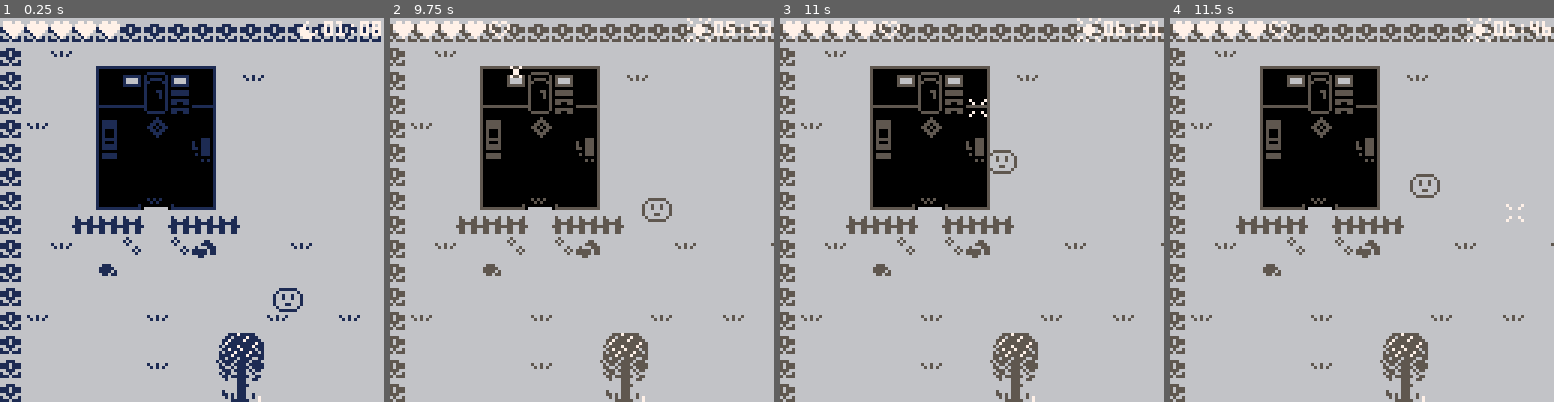
Above: before the commit, frames 1-4 (left to right).
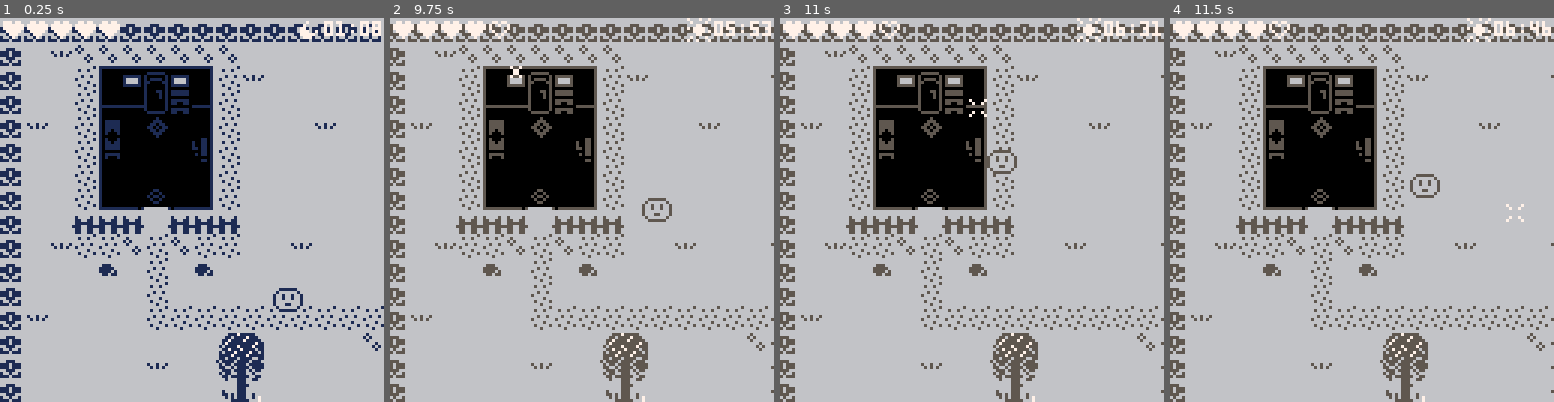
Above: after the commit, the same moments.

Repository: Lyatus/ld43
Game: PICO-8 cartridge ld43.p8
Same seed, same stepped clock (60 frames per second), same inputs: the game is played once before the commit and once after it.
Inputs (mouse positions are in pixels of both pictures, inside the frame that each line leads up to):
- Up to frame 1 (0.25 s): no input
- Up to frame 2 (9.75 s): click (670, 121) at 0.67 s; tap O (Z key) at 0.7, 1.7, 2.1, 2.5, 2.9, 3.3, 3.7, 4.1, 4.5, 4.9, 5.3, 5.7, 6.1, 6.5, 6.9, 7.3, 7.7, 8.1, 8.5, 8.9, 9.3, 9.7 s; click (436, 267) at 1.22 s; hold Right 1.6-2.1 s; click (497, 114) at 1.77 s; hold Up 2.15-2.42 s; click (562, 259) at 2.32 s; hold Right 2.47-3.03 s; click (624, 106) at 2.87 s; hold Left 3.08-3.58 s; click (685, 256) at 3.42 s; hold Down 3.63-3.97 s; click (451, 102) at 3.97 s; hold Right 4.02-4.68 s; click (512, 248) at 4.52 s; hold Up 4.73-5.03 s; click (574, 94) at 5.07 s; hold Left 5.08-5.68 s; click (639, 244) at 5.62 s; hold Down 5.73-6.03 s; hold Right 6.08-6.58 s; click (701, 90) at 6.17 s; hold Right 6.63-7.13 s; click (466, 236) at 6.72 s; hold Up 7.18-7.45 s; click (528, 83) at 7.27 s; hold Right 7.5-8.07 s; click (589, 229) at 7.82 s; hold Left 8.12-8.62 s; click (654, 79) at 8.37 s; hold Down 8.67-9 s; click (716, 225) at 8.92 s; hold Right 9.05-9.72 s; click (478, 71) at 9.47 s
- Up to frame 3 (11 s): hold Up 9.77-10.07 s; click (933, 217) at 10.02 s; tap O (Z key) at 10.1, 10.5, 10.9 s; hold Left 10.12-10.72 s; click (995, 64) at 10.57 s; hold Down from 10.77 s (still down)
- Up to frame 4 (11.5 s): release Down at 11.07 s; click (1450, 213) at 11.12 s; hold Right from 11.12 s (still down); tap O (Z key) at 11.3 s

The runs differ from the first frame. In frame 1, 4.0% of the frame differs, in the area x 19-100%, y 7-87%; in frame 2, 4.1%, in the area x 17-100%, y 7-98%; in frame 3, 4.0%; in frame 4, 4.1%.

Commit message:
update houses

Diff:
--- a/ld43.p8
+++ b/ld43.p8
@@ -452,34 +452,34 @@
 0101010000101010000000000000000001010100000000000000000000000000010101000100000000000000000000000101010101000000000000000000000001010101000000000000000000000000010101010000000000000000000000000000000000000000000000000000000001010101010000000000000000000000
 __map__
 6767676767676767676767676767676767676767676767676767676767676767000000000000000000000000000000000000000000000000000000000000000000000000000000000000000000000000000000000000000000000000000000000000000000000000000000000000000000000000000000000000000000000000
-67536353535353535353535353535353535353535353535353535353536353670000000000000000000000000000000000000000002d0000000000000000000000000000000000000000000000000000000000000000000000000000000000000000000000000000000000000000000000000000000000000000000000000000
-6753535380e2e0e282536353535353535353535353535353535353535353536700008b009f00000000000000000000000000000000000000000000000000000000000000000000000000000000000000000000000000000000000000000000000000000000000000000000000000000000000000000000000000000000000000
-67535353a4b2f0f1b4535353535353535353535373737373737373735353536700008b85868686868686878b8b0000000000000000000000000000000000000000000000000000000000000000000000000000000000000000000000000000000000000000000000000000000000000000000000000000000000000000000000
-67635353c700e50092535353535353535353537380e481e2818191827353536700008b958686868686869700000000000000000000000000000000000000000000000000000000000000000000000000000000000000000000000000000000000000000000000000000000000000000000000000000000000000000000000000
-67535353d7000000f55353535353535353535373a4f4f1f2f3c4b2b47353536700008b958686868686869700000000000000000000000000000000000000000000000000000000000000000000000000000000000000000000000000000000000000000000000000000000000000000000000000000000000000000000000000
-67535353900000009253535353535353535353739000000000c2c3927353536700008ba5a6a6a6a6a6a6a700000000000000000000000000000000000000000000000000000000000000000000000000000000000000000000000000000000000000000000000000000000000000000000000000000000000000000000000000
-67535353a0b093b1a253535353535353535353679000000000d2d3926753536700008ab58c86a8a9868cb78a000000000000000000000000000000000000000000000000000000000000000000000000000000000000000000000000000000000000000000000000000000000000000000000000000000000000000000000000
-6753536666665366666653535353535353537577a0a1b09393b1a1a27753536700009ab59c86b8b9869cb79a000000000000000000000000000000000000000000000000000000000000000000000000000000000000000000000000000000000000000000000000000000000000000000000000000000000000000000000000
-67536353537353737453535363535353635353538383835353838383535353672d008b8b8b8b8b8b8b8b8b8b8b0000000000000000000000000000000000000000000000000000000000000000000000000000000000000000000000000000000000000000000000000000000000000000000000000000000000000000000000
-675353537553535353535353535353535353535373737353737373535353536700008b8b8b8b8b8b8b8b8b8b000000000000000000000000000000000000000000000000000000000000000000000000000000000000000000000000000000000000000000000000000000000000000000000000000000000000000000000000
-6753535353535353535353535353535353635353537373537373535353535367000000000000888800000000000000000000000000000000000000000000000000000000000000000000000000000000000000000000000000000000000000000000000000000000000000000000000000000000000000000000000000000000
-676353535353635353535363535363535353535366666653666666635353536700002d000000000000000000000000000000000000000000000000000000000000000000000000000000000000000000000000000000000000000000000000000000000000000000000000000000000000000000000000000000000000000000
-67535353535353535344455353535353535353535353635353755353535353670000002d0000000000000000000000000000000000000000000000000000000000000000000000000000000000000000000000000000000000000000000000000000000000000000000000000000000000000000000000000000000000000000
-6753535353536353535455535353535353535353535353535353535353535367000000000000000000000000000000000000000000000000000000000000000000000000000000000000000000000000000000000000000000000000000000000000000000000000000000000000000000000000000000000000000000000000
-6753535353535353536465535353535353535353535353535353535353535c5d000000000000000000000000000000000000000000000000000000000000000000000000000000000000000000000000000000000000000000000000000000000000000000000000000000000000000000000000000000000000000000000000
-6753536353535353535353535353535353535353535353535353535353535c5d000000000000000000000000000000000000000000000000000000000000000000000000000000000000000000000000000000000000000000000000000000000000000000000000000000000000000000000000000000000000000000000000
-6753535353535353535353535353535353535353535353635353535353535d5d00000000002d2d0000000000000000000000000000000000000000000000000000000000000000000000000000000000000000000000000000000000000000000000000000000000000000000000000000000000000000000000000000000000
-675353535353535353535353535353535353535353535353535353535c5d5d5d0000000000002d2d00000000000000000000000000000000000000000000000000000000000000000000000000000000000000000000000000000000000000000000000000000000000000000000000000000000000000000000000000000000
-67535353538091918181e281e08253535353535353535353535353535c5d5d5d000000000000002d00000000000000000000000000000000000000000000000000000000000000000000000000000000000000000000000000000000000000000000000000000000000000000000000000000000000000000000000000000000
-6753535353a4b2b2c4f3f2f1f0b4535353535353535363535353745353535d5d00000000000000002d000000000000000000000000000000000000000000000000000000000000000000000000000000000000000000000000000000000000000000000000000000000000000000000000000000000000000000000000000000
-6753535353c5000000000000d9925353635353535353535363535353535d5d5d0000000000002d0000000000000000000000000000000000000000000000000000000000000000000000000000000000000000000000000000000000000000000000000000000000000000000000000000000000000000000000000000000000
-6753535353d500000000c0c10092535353535353535353535353535d5d5d5d5d000000000000000000000000000000000000000000000000000000000000000000000000000000000000000000000000000000000000000000000000000000000000000000000000000000000000000000000000000000000000000000000000
-67535353539000000000d0d100925353535353535353535353535c5d5d5d5d5d000000000000000000000000000000000000000000000000000000000000000000000000000000000000000000000000000000000000000000000000000000000000000000000000000000000000000000000000000000000000000000000000
-6753535353a0b093b1a1a1a1a1a25353535353535363534445535c5d5d5d5d5d000000000000000000000000000000000000000000000000000000000000000000000000000000000000000000000000000000000000000000000000000000000000000000000000000000000000000000000000000000000000000000000000
-67535353537673537376535353535353535348494a4b535455536c5d5d5d5d5d000000000000000000000000000000000000000000000000000000000000000000000000000000000000000000000000000000000000000000000000000000000000000000000000000000000000000000000000000000000000000000000000
-67535353666676537666665353535353535358595a5b536465444553535d5d5d000000000000000000000000000000000000000000000000000000000000000000000000000000000000000000000000000000000000000000000000000000000000000000000000000000000000000000000000000000000000000000000000
-67535353537373537373535353535353535368696a6b6353535455535c5d5d5d000000000000000000000000000000000000000000000000000000000000000000000000000000000000000000000000000000000000000000000000000000000000000000000000000000000000000000000000000000000000000000000000
-67535353535353535353535353535353535378797a7b5363536465535c5d5d5d000000000000000000000000000000000000000000000000000000000000000000000000000000000000000000000000000000000000000000000000000000000000000000000000000000000000000000000000000000000000000000000000
-6753535353535353535353535353535353535353535353535353535c5d5d5d5d000000000000000000000000000000000000000000000000000000000000000000000000000000000000000000000000000000000000000000000000000000000000000000000000000000000000000000000000000000000000000000000000
-676767676767676767676767676767676767676767674d4d4d4d4d5d5d5d5d5d000000000000000000000000000000000000000000000000000000000000000000000000000000000000000000000000000000000000000000000000000000000000000000000000000000000000000000000000000000000000000000000000
+67536373737373737373535353535353535353535353535353535353536353670000000000000000000000000000000000000000002d0000000000000000000000000000000000000000000000000000000000000000000000000000000000000000000000000000000000000000000000000000000000000000000000000000
+6753535680e2e0e2825663535353535363535353535353535353535353535367000000009f00000000000000000000000000000000000000000000000000000000000000000000000000000000000000000000000000000000000000000000000000000000000000000000000000000000000000000000000000000000000000
+67535356a4b2f0f1b45653535353535353535353737373737373737353535367000000859696969696968700008596969696969696870000000000000000000000000000000000000000000000000000000000000000000000000000000000000000000000000000000000000000000000000000000000000000000000000000
+67635356c700e50092565353536353535353537380e481e28181918273535367000000959696969696969700009596969696969696970000000000000000000000000000000000000000000000000000000000000000000000000000000000000000000000000000000000000000000000000000000000000000000000000000
+67535356d7000000f55653535353535353535373a4f4f1f2f3c4b2b473535367000000959696969696969700009596969696969696970000000000000000000000000000000000000000000000000000000000000000000000000000000000000000000000000000000000000000000000000000000000000000000000000000
+67535356900000009256535353535353535353739000000000c2c39273535367000000a5a6a6a6a6a6a6a70000a5a6a6a6a6a6a6a6a70000000000000000000000000000000000000000000000000000000000000000000000000000000000000000000000000000000000000000000000000000000000000000000000000000
+67535356a0b084b1a256535353535353535353679000000000d2d3926753536700008ab58c86a8a9868cb78a00b586aaab868b8b86b70000000000000000000000000000000000000000000000000000000000000000000000000000000000000000000000000000000000000000000000000000000000000000000000000000
+6753536666665366666653535353535353537577a0a1b09394b1a1a27753536700009ab59c86b8b9869cb79a00b586babb869b9b86b70000000000000000000000000000000000000000000000000000000000000000000000000000000000000000000000000000000000000000000000000000000000000000000000000000
+67536356567356735656535363535353635353538383835656838383535353672d0000000000000000000000000000000000000000000000000000000000000000000000000000000000000000000000000000000000000000000000000000000000000000000000000000000000000000000000000000000000000000000000
+6753535375535653755353535353535353535353737373565673735353535367000000000000000000000000000000000000000000000000000000000000000000000000000000000000000000000000000000000000000000000000000000000000000000000000000000000000000000000000000000000000000000000000
+6753535353535653535353535353535353635353537373565673535353535367000000859696969687000000000000000000000000000000000000000000000000000000000000000000000000000000000000000000000000000000000000000000000000000000000000000000000000000000000000000000000000000000
+676353535353565656565656565656565653535366666656666666635353536700002d959696969697000000000000000000000000000000000000000000000000000000000000000000000000000000000000000000000000000000000000000000000000000000000000000000000000000000000000000000000000000000
+6753535353535353534445535353537356735353535373567375535353535367000000959696969697000000000000000000000000000000000000000000000000000000000000000000000000000000000000000000000000000000000000000000000000000000000000000000000000000000000000000000000000000000
+6753535353536353535455535353535356565656565656565353535353535367000000a5a6a6a6a6a7000000000000000000000000000000000000000000000000000000000000000000000000000000000000000000000000000000000000000000000000000000000000000000000000000000000000000000000000000000
+6753535353535353536465535353535356735353535353535353535353537d7d000000b58db6acb6b7000000000000000000000000000000000000000000000000000000000000000000000000000000000000000000000000000000000000000000000000000000000000000000000000000000000000000000000000000000
+6753536353535353535353535353535356535353535353535353535353537d5d0000009e9d9dbc9d8e000000000000000000000000000000000000000000000000000000000000000000000000000000000000000000000000000000000000000000000000000000000000000000000000000000000000000000000000000000
+67535353535353535353535353535353565353535353536353535353537d5d5d00000000002d2d0000000000000000000000000000000000000000000000000000000000000000000000000000000000000000000000000000000000000000000000000000000000000000000000000000000000000000000000000000000000
+675353535353535353535353535353535653535353535353535353537d5d5d5d0000000000002d2d00000000000000000000000000000000000000000000000000000000000000000000000000000000000000000000000000000000000000000000000000000000000000000000000000000000000000000000000000000000
+67535353538091918181e281e08253535653535353535353535353537d5d5d5d000000000000002d00000000000000000000000000000000000000000000000000000000000000000000000000000000000000000000000000000000000000000000000000000000000000000000000000000000000000000000000000000000
+6753535353a4b2b2c4f3f2f1f0b45353565353535353635353537453537d5d5d00000000000000002d000000000000000000000000000000000000000000000000000000000000000000000000000000000000000000000000000000000000000000000000000000000000000000000000000000000000000000000000000000
+6753535353c5000000000000d9925353565353535353535363535353537d5d5d0000000000002d0000000000000000000000000000000000000000000000000000000000000000000000000000000000000000000000000000000000000000000000000000000000000000000000000000000000000000000000000000000000
+6753535353d500000000c0c100925353565353535353535353537d7d7d5d5d5d000000000000000000000000000000000000000000000000000000000000000000000000000000000000000000000000000000000000000000000000000000000000000000000000000000000000000000000000000000000000000000000000
+67535353539000000000d0d100925353565353535353535353537d5d5d5d5d5d000000000000000000000000000000000000000000000000000000000000000000000000000000000000000000000000000000000000000000000000000000000000000000000000000000000000000000000000000000000000000000000000
+6753535353a0b08484b1a1a1a1a25353565353535363534445537d5d5d5d5d5d000000000000000000000000000000000000000000000000000000000000000000000000000000000000000000000000000000000000000000000000000000000000000000000000000000000000000000000000000000000000000000000000
+67535353537673565673765353535353565348494a4b53545553537d7d5d5d5d000000000000000000000000000000000000000000000000000000000000000000000000000000000000000000000000000000000000000000000000000000000000000000000000000000000000000000000000000000000000000000000000
+67535353666676565676666653535353565358595a5b536465444553537d5d5d000000000000000000000000000000000000000000000000000000000000000000000000000000000000000000000000000000000000000000000000000000000000000000000000000000000000000000000000000000000000000000000000
+67535353537373565673535353535353565368696a6b6353535455537d5d5d5d000000000000000000000000000000000000000000000000000000000000000000000000000000000000000000000000000000000000000000000000000000000000000000000000000000000000000000000000000000000000000000000000
+67535353535353535653535353535356565378797a7b5363536465537d5d5d5d000000000000000000000000000000000000000000000000000000000000000000000000000000000000000000000000000000000000000000000000000000000000000000000000000000000000000000000000000000000000000000000000
+6753535353535353565656565656565353535353565656535353537d5d5d5d5d000000000000000000000000000000000000000000000000000000000000000000000000000000000000000000000000000000000000000000000000000000000000000000000000000000000000000000000000000000000000000000000000
+676767676767676767676767676767676767676767677d7d7d7d7d5d5d5d5d5d000000000000000000000000000000000000000000000000000000000000000000000000000000000000000000000000000000000000000000000000000000000000000000000000000000000000000000000000000000000000000000000000
 6464646464646464646464646464646464646464646464646464646464646464000000000000000000000000000000000000000000000000000000000000000000000000000000000000000000000000000000000000000000000000000000000000000000000000000000000000000000000000000000000000000000000000
Not shown, changed: 71 lines of the sprite sheet (__gfx__) section of ld43.p8
